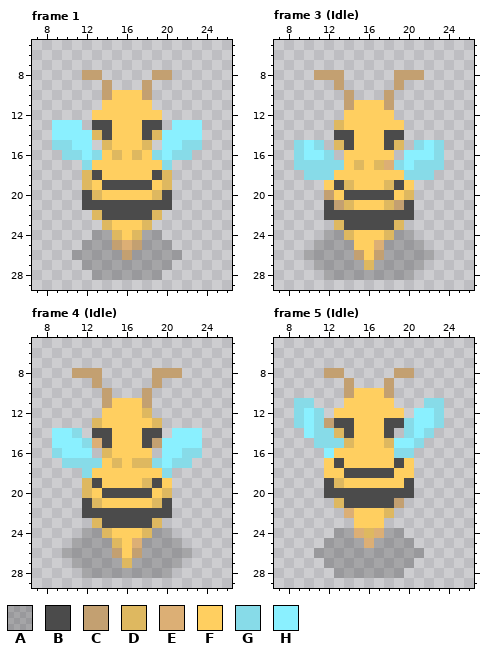
Two versions of one pixel-art file, game/theslimeking/Assets/Art/Sprites/Creatures/art_beeQueenA.aseprite. The picture above was drawn from the file before the commit.
32x32 pixels, 5 frames. Shown: frame 1: x 7..26, y 5..29; frame 3 (Idle): x 7..26, y 5..29; frame 4 (Idle): x 7..26, y 5..29; frame 5 (Idle): x 7..26, y 5..29. The commit also changed other frames, which this record leaves out.
Palette (. is transparent): A #00000032  B #4b4b4b  C #c3a071  D #deb860  E #dcaf75  F #ffcf60  G #87dbe8  H #8af0ff
The result:
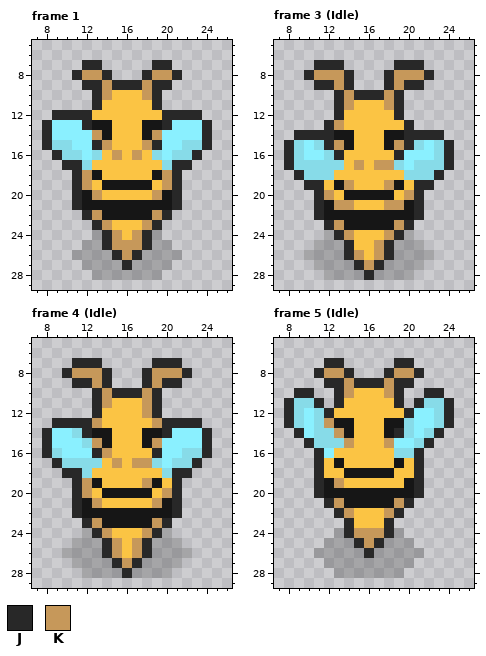
Colours new in this view: J #282828  K #c6985a
The exact change:
colour B: #4b4b4b -> #161616
colour F: #ffcf60 -> #fbc444
Changed rows in their new state; - is a pixel that keeps its letter.
Frame 1, layer "front":
first column x 8:
 7 ----JJ-----JJ----
 8 ---JKKJ---JKKJ---
 9 ----JJKJJJKJJ----
10 -----JK---KJ-----
11 -----J-----J-----
12 -JJJJ-------JJJJ-
13 J---J-------J---J
14 J----K-----K----J
15 J----JK---KJ----J
16 -J-----K-K-----J-
17 --JJ---------JJ--
18 ---JK-------KJ---
19 ---JK-------KJ---
20 ---J-K-----K-J---
21 ---J---------J---
22 ----JK-----KJ----
23 -----JK---KJ-----
24 ------JK-KJ------
25 ------JKKKJ------
26 -------JKJ-------
27 --------J--------
Frame 3 (Idle), layer "front":
first column x 8:
 7 ---JJJ-----JJJ---
 8 --JKKKJ---JKKKJ--
 9 ---JJKJ---JKJJ---
10 -----JKJJJKJ-----
11 -----JK---KJ-----
12 -----J-----J-----
13 ----JK------J----
14 -JJJJ-------JJJJ-
15 J---JK-----KJ---J
16 J----J-----J----J
17 J------K-KK-----J
18 -J-------------J-
19 --JJ--K---K--JJ--
20 ---JK-------KJ---
21 ---J-KK---KK-J---
22 ---J---------J---
23 ----JK-----KJ----
24 -----JK---KJ-----
25 ------J--KJ------
26 ------JK-KJ------
27 -------JKJ-------
28 --------J--------
Frame 4 (Idle), layer "front":
first column x 8:
 7 ---JJJ-----JJJ---
 8 --JKKKJ---JKKKJ--
 9 ---JJKJ---JKJJ---
10 -----JKJJJKJ-----
11 -----JK---KJ-----
12 -----J----KJ-----
13 -JJJJK-----KJJJJ-
14 J---J-------J---J
15 J----K-----K----J
16 J----JK----J----J
17 -J-----K-KK----J-
18 --JJ---------JJ--
19 ---JK-----K--J---
20 ---JK-------KJ---
21 ---J-K-----K-J---
22 ---J---------J---
23 ----JK-----KJ----
24 -----JK---KJ-----
25 ------JK-KJ------
26 ------JK-KJ------
27 -------JKJ-------
28 --------J--------
Frame 5 (Idle), layer "front":
first column x 8:
 7 ----JJ-----JJ----
 8 ---JKKJ---JKKJ---
 9 ----JJKJJJKJJ----
10 -JJ--JK---KJ--JJ-
11 J--J-J-----J-J--J
12 J---J-------J---J
13 J---K-----------J
14 -J---K-----J---J-
15 --J---K---K---J--
16 ---J---------J---
17 ---J---------J---
18 ---J---------J---
19 ---J-K-------J---
20 ---J---------J---
21 ----JK-----KJ----
22 -----JK---KJ-----
23 ------J---J------
24 ------JKKKJ------
25 -------JKJ-------
26 --------J--------
Pixel boxes of the changes (left, top, right, bottom) in both pictures:
changed: (42, 60, 212, 270)
changed: (284, 60, 454, 280)
changed: (42, 358, 212, 578)
changed: (284, 358, 454, 558)
